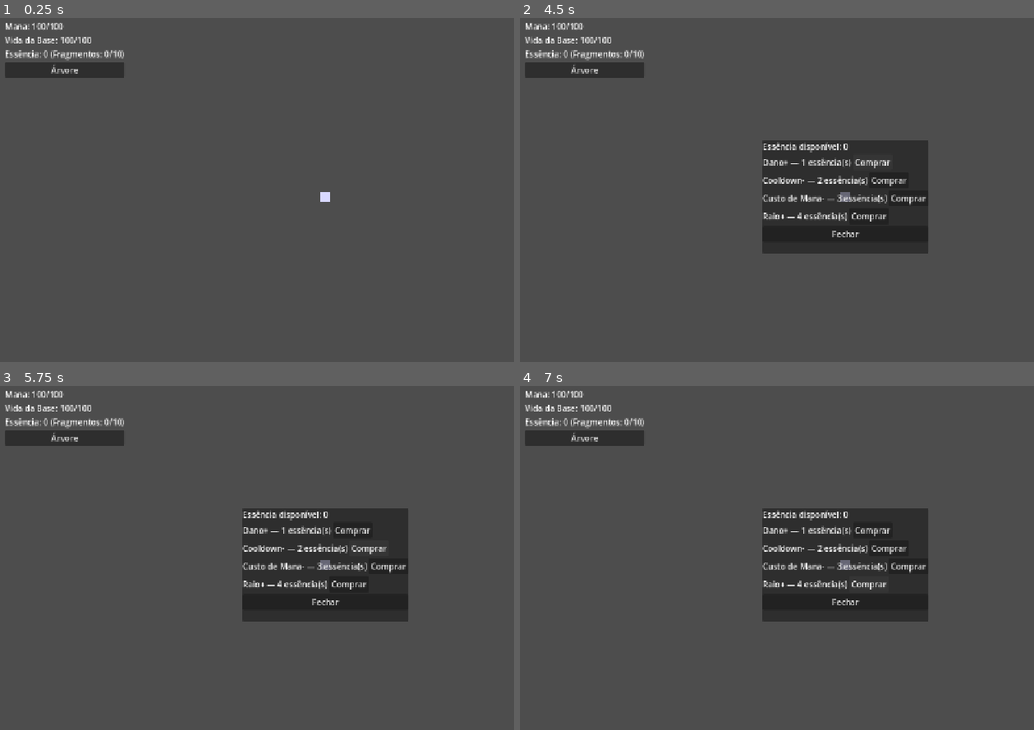
Above: before the commit, frames 1-4 (two rows, left to right).
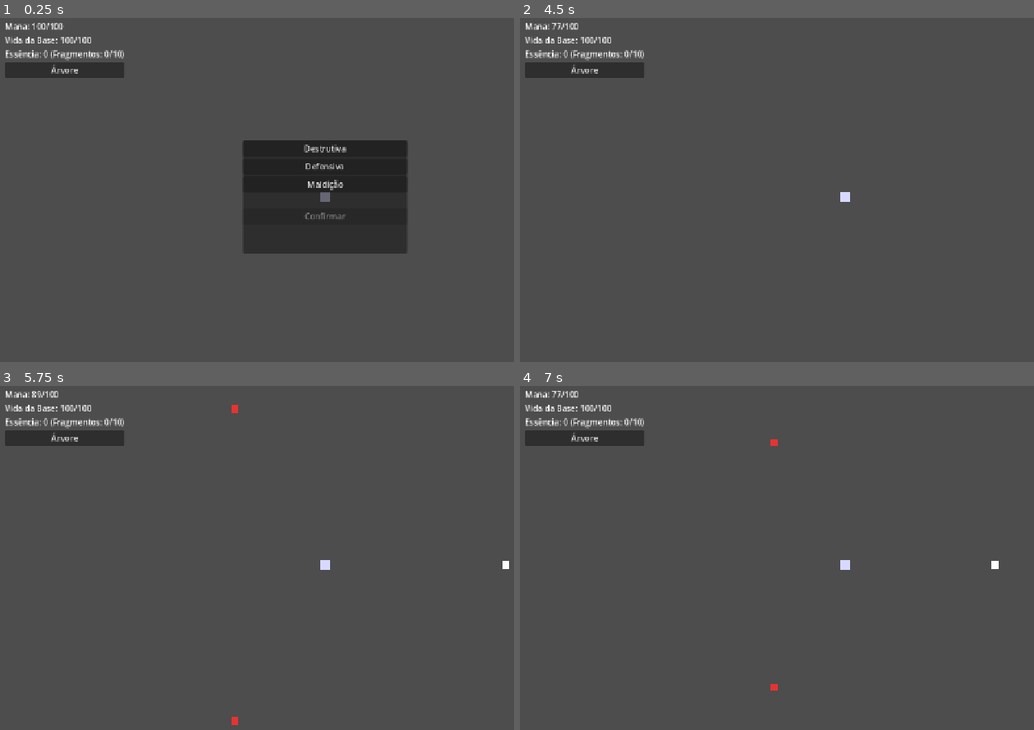
Above: after the commit, the same moments.

Repository: caua-developer/pixie-defense
Game: Godot game, scene res://scenes/main.tscn
The game is run twice, just before and just after one commit, with the same random seed, the same clock (stepped at 60 frames per second) and the same inputs.
Inputs (mouse positions are in pixels of both pictures, inside the frame that each line leads up to):
- Up to frame 1 (0.25 s): no input
- Up to frame 2 (4.5 s): click (586, 69) at 0.5 s, where only the run before the commit has a clickable "Árvore"; click (843, 148) at 1.25 s, where only the run after the commit has a clickable "Destrutiva"; click (843, 165) at 2 s, where only the run after the commit has a clickable "Defensiva"; click (843, 183) at 2.75 s, where only the run after the commit has a clickable "Maldição"; click (843, 217) at 3.5 s, where only the run after the commit has a clickable "Confirmar"; click (874, 162) at 4.25 s, where only the run before the commit has a clickable "Comprar"
- Up to frame 3 (5.75 s): click (370, 547) at 5 s, where only the run before the commit has a clickable "Comprar"
- Up to frame 4 (7 s): click (910, 564) at 5.75 s, where only the run before the commit has a clickable "Comprar"; click (869, 585) at 6.5 s, where only the run before the commit has a clickable "Comprar"

The runs differ from the first frame. In frame 1, 10% of the frame differs, in the area x 47-80%, y 35-69%; in frame 2, 9.9%; in frame 3, 9.9%; in frame 4, 9.9%.

Commit message:
feat: adiciona escolha de especializacao com save minimo em json
Co-Authored-By: Claude Sonnet 5 <noreply@anthropic.com>

Diff:
--- a/scenes/main.tscn
+++ b/scenes/main.tscn
@@ -7,6 +7,7 @@
 [ext_resource type="Script" path="res://scripts/mago.gd" id="mago_script"]
 [ext_resource type="Script" path="res://scripts/main.gd" id="main_script"]
 [ext_resource type="Script" path="res://scripts/skill_tree_panel.gd" id="skill_tree_panel_script"]
+[ext_resource type="Script" path="res://scripts/specialization_select_panel.gd" id="specialization_select_panel_script"]
 [ext_resource type="PackedScene" path="res://scenes/spell_effect.tscn" id="spell_effect_scene"]
 
 [node name="Main" type="Node2D" unique_id=1404636165]
@@ -146,5 +147,39 @@
 layout_mode = 2
 text = "Fechar"
 
+[node name="SpecializationSelectPanel" type="PanelContainer" parent="HUD" unique_id=193837606]
+visible = false
+custom_minimum_size = Vector2(320, 220)
+anchors_preset = 8
+anchor_left = 0.5
+anchor_top = 0.5
+anchor_right = 0.5
+anchor_bottom = 0.5
+grow_horizontal = 2
+grow_vertical = 2
+script = ExtResource("specialization_select_panel_script")
+
+[node name="VBox" type="VBoxContainer" parent="HUD/SpecializationSelectPanel" unique_id=1708011389]
+layout_mode = 2
+
+[node name="DestrutivaButton" type="Button" parent="HUD/SpecializationSelectPanel/VBox" unique_id=1968586000]
+layout_mode = 2
+text = "Destrutiva"
+
+[node name="DefensivaButton" type="Button" parent="HUD/SpecializationSelectPanel/VBox" unique_id=1465196787]
+layout_mode = 2
+text = "Defensiva"
+
+[node name="MaldicaoButton" type="Button" parent="HUD/SpecializationSelectPanel/VBox" unique_id=1769140903]
+layout_mode = 2
+text = "Maldição"
+
+[node name="SelectionLabel" type="Label" parent="HUD/SpecializationSelectPanel/VBox" unique_id=966885558]
+layout_mode = 2
+
+[node name="ConfirmButton" type="Button" parent="HUD/SpecializationSelectPanel/VBox" unique_id=602553183]
+layout_mode = 2
+text = "Confirmar"
+
 [node name="EssenceTracker" type="Node" parent="." unique_id=1023635728]
 script = ExtResource("essence_tracker_script")
--- a/scripts/mago.gd
+++ b/scripts/mago.gd
@@ -20,6 +20,7 @@
 var spell_cooldown: float = BASE_SPELL_COOLDOWN
 var spell_radius: float = BASE_SPELL_RADIUS
 var spell_damage: float = BASE_SPELL_DAMAGE
+var specialization: String = "Destrutiva"
 
 var _has_pending_cast: bool = false
 var _pending_cast_position: Vector2
--- a/scripts/main.gd
+++ b/scripts/main.gd
@@ -1,4 +1,6 @@
 extends Node2D
+
+const SaveManagerScript = preload("res://scripts/save_manager.gd")
 
 @onready var base: Node = $Base
 @onready var mago: Node2D = $Mago
@@ -9,8 +11,17 @@
 @onready var essence_label: Label = $HUD/Root/VBox/EssenceLabel
 @onready var skill_tree_button: Button = $HUD/Root/VBox/SkillTreeButton
 @onready var skill_tree_panel: PanelContainer = $HUD/SkillTreePanel
+@onready var specialization_panel: PanelContainer = $HUD/SpecializationSelectPanel
+
+var save_manager
 
 func _ready() -> void:
+	save_manager = SaveManagerScript.new()
+	var existing_specialization: String = save_manager.load_specialization()
+	if existing_specialization != "":
+		mago.specialization = existing_specialization
+	else:
+		specialization_panel.open(_on_specialization_chosen)
 	game_over_label.visible = false
 	base.base_defeated.connect(_on_base_defeated)
 	skill_tree_button.pressed.connect(skill_tree_panel.open)
@@ -24,3 +35,7 @@
 	base_life_label.text = "Vida da Base: %d/%d" % [int(base.current_life), int(base.MAX_LIFE)]
 	game_over_label.visible = true
 	get_tree().paused = true
+
+func _on_specialization_chosen(tree_name: String) -> void:
+	mago.specialization = tree_name
+	save_manager.save_specialization(tree_name)
--- /dev/null
+++ b/scripts/save_manager.gd
@@ -0,0 +1,23 @@
+extends RefCounted
+
+const SAVE_PATH: String = "user://save.json"
+const SAVE_VERSION: int = 1
+
+func has_save() -> bool:
+	return FileAccess.file_exists(SAVE_PATH)
+
+func load_specialization() -> String:
+	if not has_save():
+		return ""
+	var file := FileAccess.open(SAVE_PATH, FileAccess.READ)
+	var data = JSON.parse_string(file.get_as_text())
+	file.close()
+	if data == null or not data.has("specialization_tree"):
+		return ""
+	return data["specialization_tree"]
+
+func save_specialization(tree_name: String) -> void:
+	var data: Dictionary = {"version": SAVE_VERSION, "specialization_tree": tree_name}
+	var file := FileAccess.open(SAVE_PATH, FileAccess.WRITE)
+	file.store_string(JSON.stringify(data))
+	file.close()
--- /dev/null
+++ b/scripts/specialization_select_panel.gd
@@ -0,0 +1,34 @@
+extends PanelContainer
+
+@onready var destrutiva_button: Button = $VBox/DestrutivaButton
+@onready var defensiva_button: Button = $VBox/DefensivaButton
+@onready var maldicao_button: Button = $VBox/MaldicaoButton
+@onready var selection_label: Label = $VBox/SelectionLabel
+@onready var confirm_button: Button = $VBox/ConfirmButton
+
+var _selected: String = ""
+var _on_chosen: Callable
+
+func _ready() -> void:
+	process_mode = Node.PROCESS_MODE_ALWAYS
+	visible = false
+	confirm_button.disabled = true
+	destrutiva_button.pressed.connect(_select.bind("Destrutiva"))
+	defensiva_button.pressed.connect(_select.bind("Defensiva"))
+	maldicao_button.pressed.connect(_select.bind("Maldição"))
+	confirm_button.pressed.connect(_confirm)
+
+func open(on_chosen: Callable) -> void:
+	_on_chosen = on_chosen
+	visible = true
+	get_tree().paused = true
+
+func _select(tree_name: String) -> void:
+	_selected = tree_name
+	selection_label.text = "Selecionado: %s" % tree_name
+	confirm_button.disabled = false
+
+func _confirm() -> void:
+	visible = false
+	get_tree().paused = false
+	_on_chosen.call(_selected)
